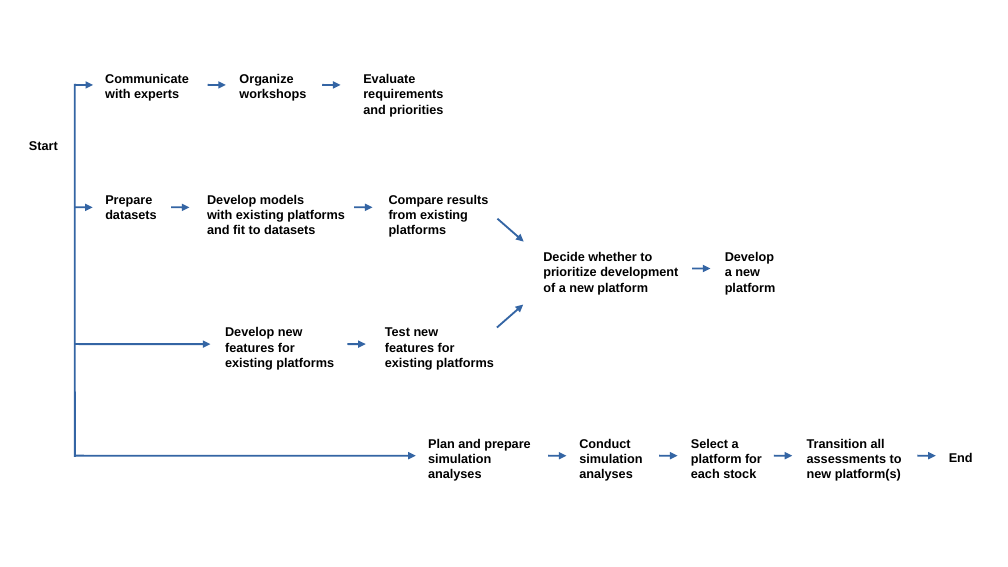
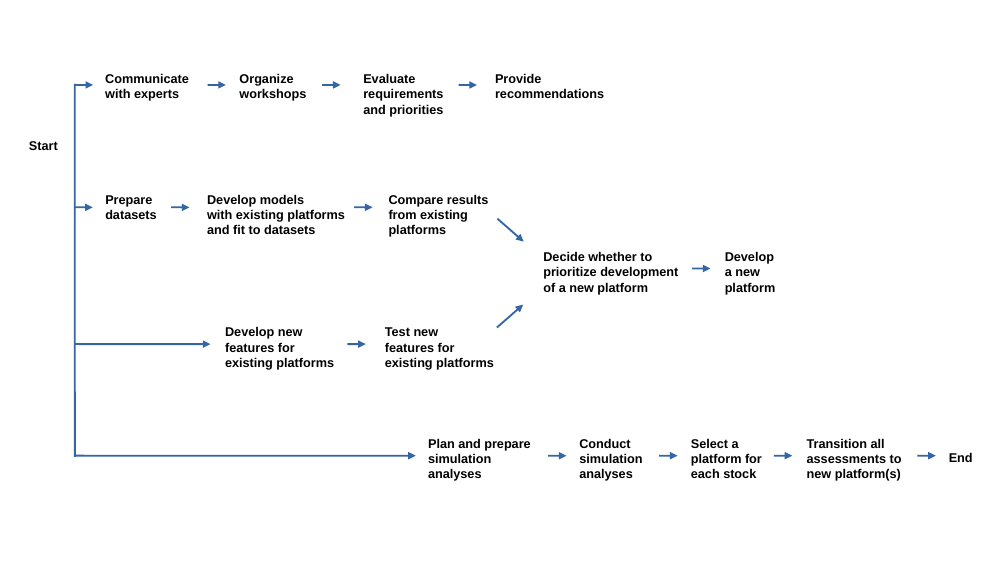
Before and after one commit to PacificCommunity/ofp-sam-transition-plan, a slide deck: slide 1 of presentations/2025_04_09_paw_update/diagram/tasks.odp. Drawn at 1008x567 pixels with LibreOffice and Linux fonts; fonts in the diff are those of the drawing. Boxes give left, top, right and bottom in pixels: in the first picture for what was removed or moved away, otherwise in the second. Text is boxed around its words. In the diff, an @@ line names an element or a change of style, - is before the commit and + after.

```diff
--- a/presentations/2025_04_09_paw_update/diagram/tasks.odp
+++ b/presentations/2025_04_09_paw_update/diagram/tasks.odp
@@ arrow added from (459, 85) to (477, 85), #3465A4 1.45 pt @@
@@ text added at box(495, 73, 604, 98), 10 pt, text #000000, bold @@
+Provide
+recommendations
```
Also in this commit, not shown: 1 other file.
